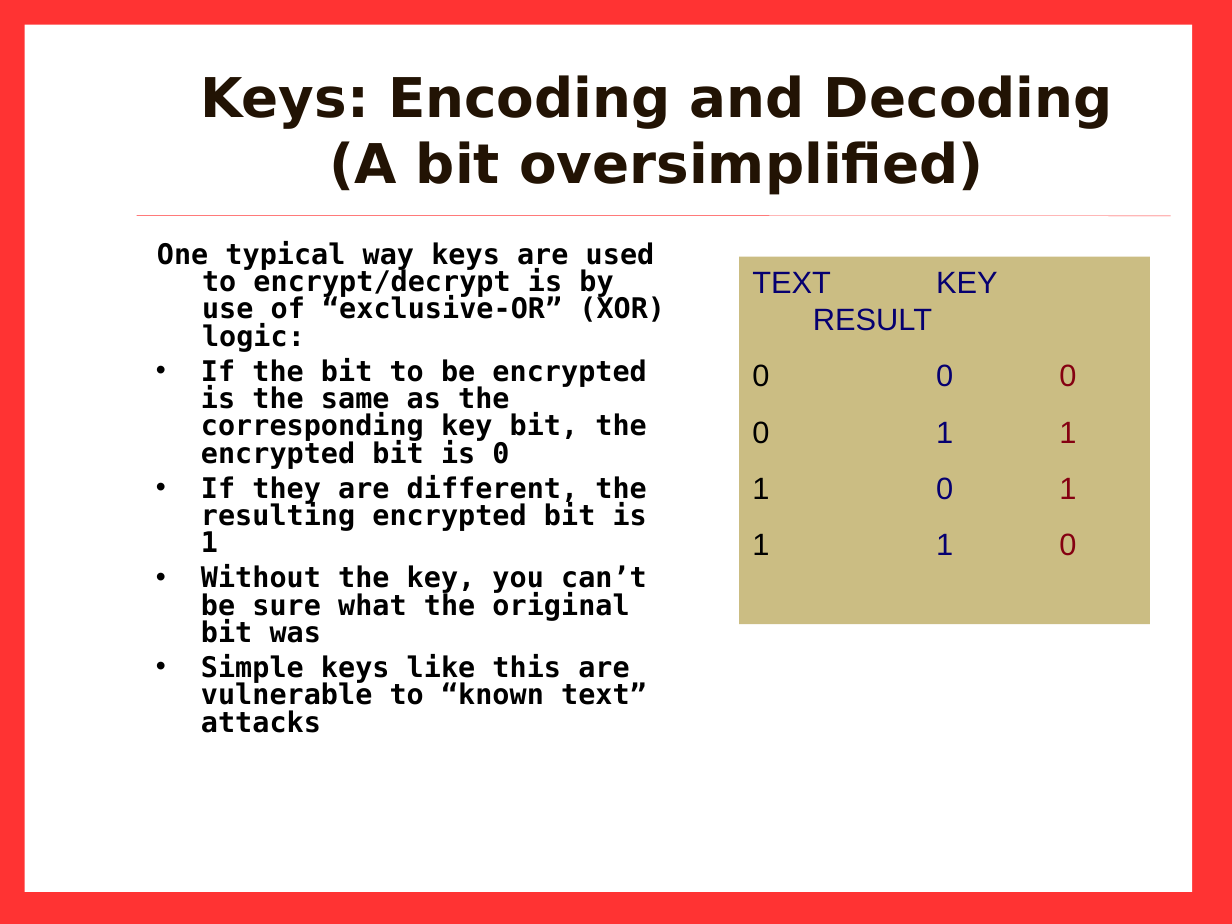
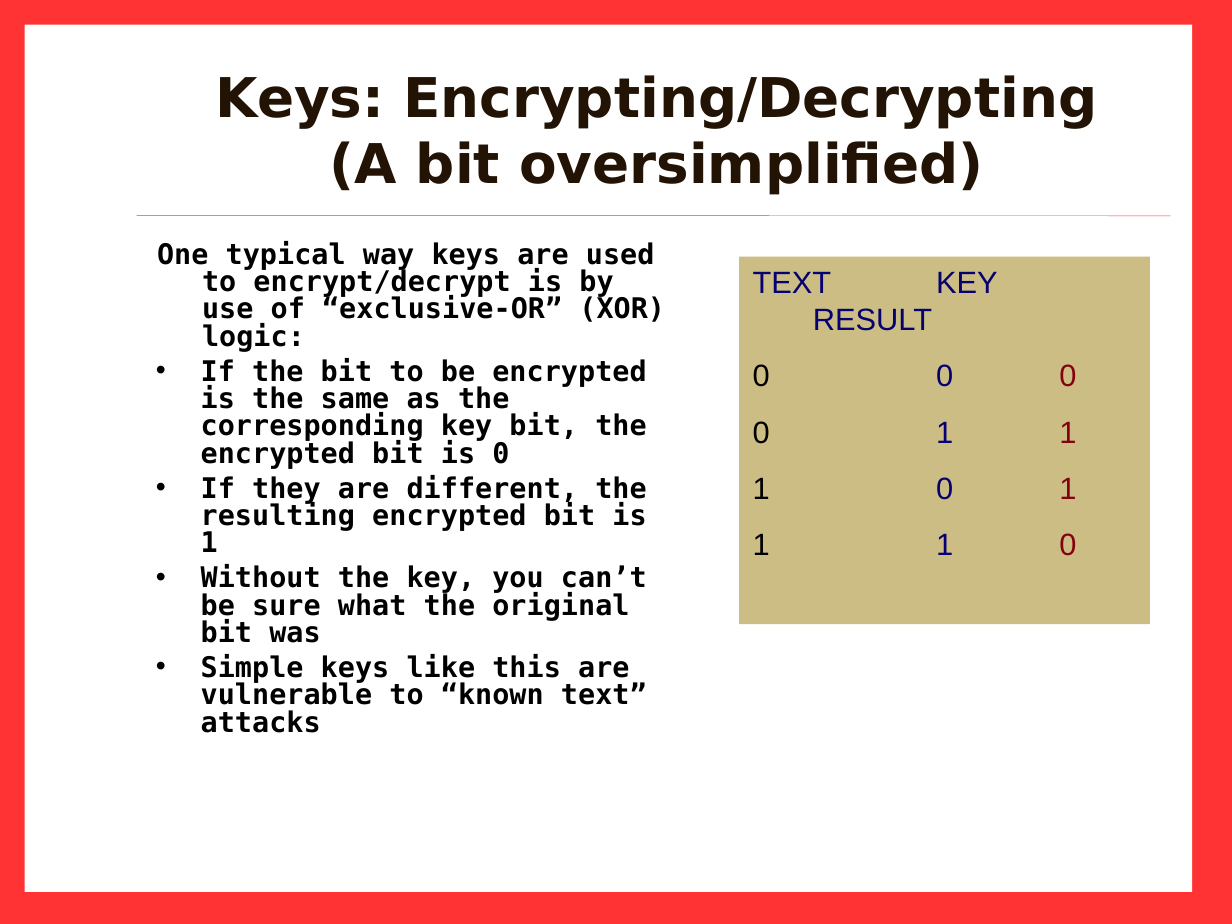
Before and after one commit to Zimbra-Community/pgp-zimlet, a slide deck: slide 9 of demo-training/PGP_0511-Barry.ppt. Drawn at 1232x924 pixels with LibreOffice and Linux fonts; fonts in the diff are those of the drawing; background and template pictures are left out. Boxes give left, top, right and bottom in pixels: in the first picture for what was removed or moved away, otherwise in the second. Text is boxed around its words. In the diff, an @@ line names an element or a change of style, - is before the commit and + after.

```diff
--- a/demo-training/PGP_0511-Barry.ppt
+++ b/demo-training/PGP_0511-Barry.ppt
@@ title at [216, 75, 1097, 194]: text changed @@
-Keys: Encoding and Decoding
-(A bit oversimplified)
+Keys: Encrypting/Decrypting
+(A bit oversimplified)
@@ text "One typical way keys are ..." at [157, 241, 665, 733]: indent changed @@
```
Also in this commit, not shown: 23 other slides changed, 2 other files.
